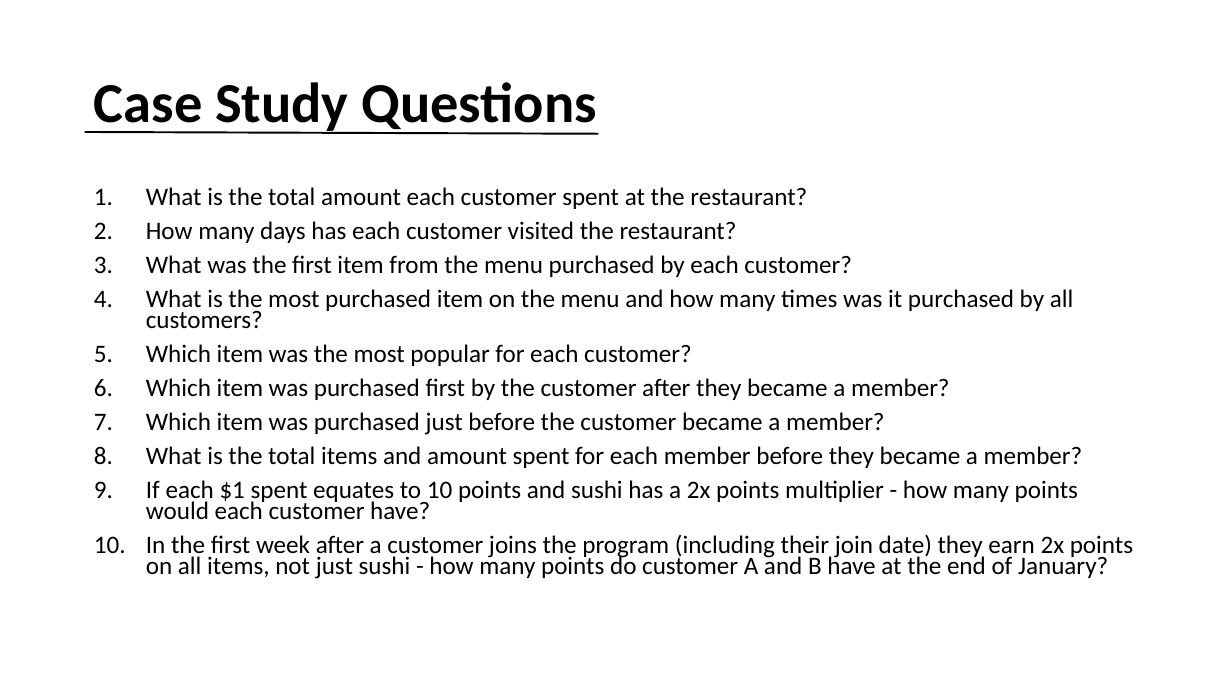
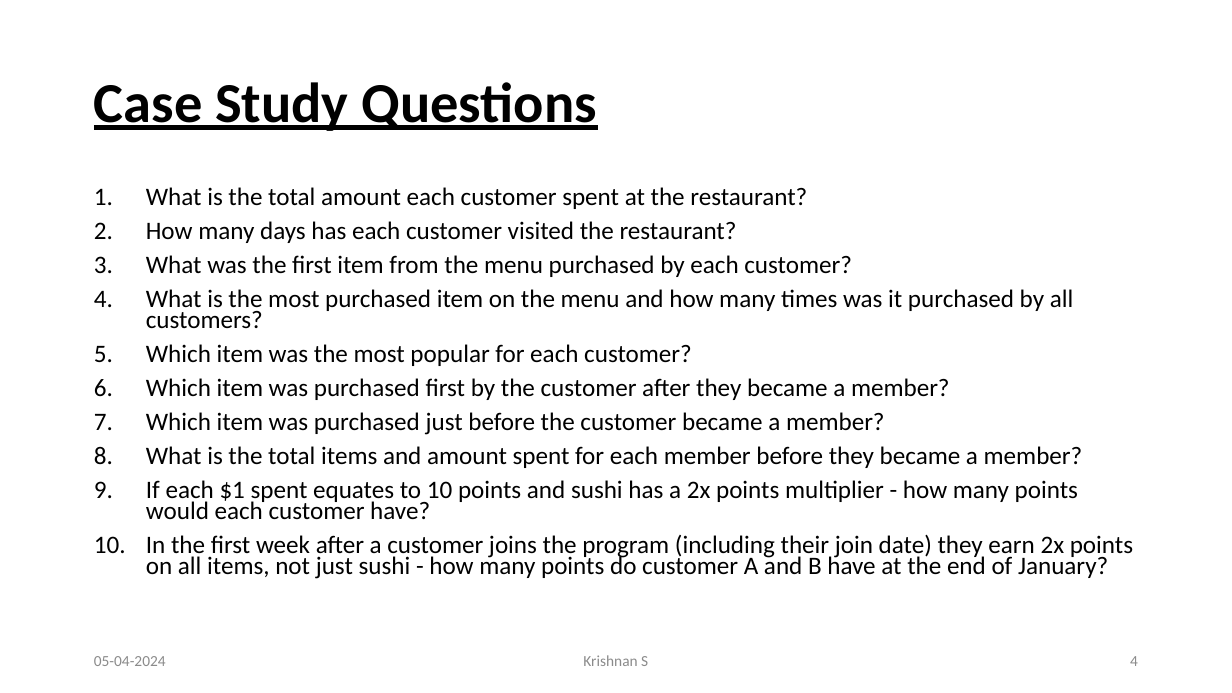
Before and after one commit to Krishnann-s/8-Week-SQL-Challenge, a slide deck: slide 4 of Case Study 1/Case Study 1# Dannys Dinner.pptx. Drawn at 1232x693 pixels with LibreOffice and Linux fonts; fonts in the diff are those of the drawing. Boxes give left, top, right and bottom in pixels: in the first picture for what was removed or moved away, otherwise in the second. Text is boxed around its words. In the diff, an @@ line names an element or a change of style, - is before the commit and + after.

Commit message:
feat: added case study 2

```diff
--- a/Case Study 1/Case Study 1# Dannys Dinner.pptx
+++ b/Case Study 1/Case Study 1# Dannys Dinner.pptx
@@ title "Case Study Questions" at (94,82,596,131): underline on @@
@@ line removed from (85, 132) to (599, 134) @@
@@ text added at (94,656,166,666), 12 pt, text #8C8C8C @@
+05-04-2024
@@ text added at (583,655,648,666), 12 pt, text #8C8C8C @@
+Krishnan S
@@ page number added at (1130,656,1138,666), 12 pt, text #8C8C8C @@
+4
```
Also in this commit, not shown: 15 other slides changed, 7 other files.
